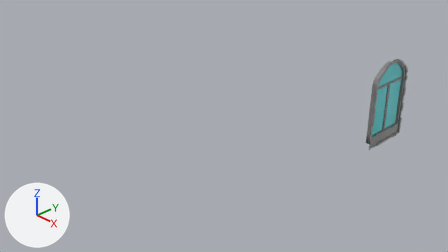
Before and after pictures for a commit that changed the Blender file BLENDER/FenêtreCourbCroix.blend.
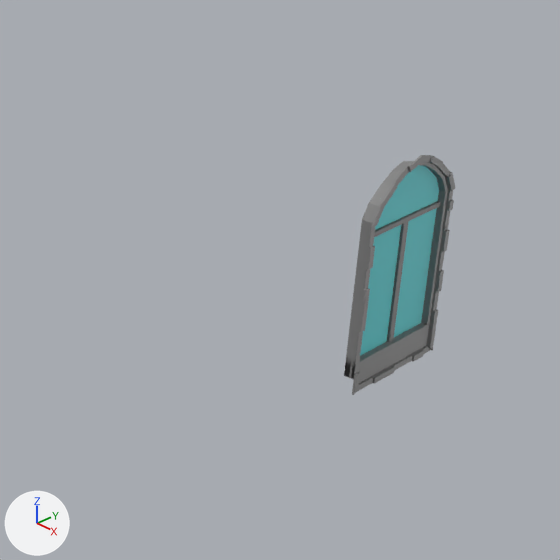
There are two pictures of each version: one from the file's camera 'Camera', one close up on the part from 52% to 100% of the width and 0% to 85% of the height. Lighting does not change. The marker at lower left points along +X, +Y and +Z.

Names of what the first close-up shows: 'EmpacementFenêtreCourb.002'.
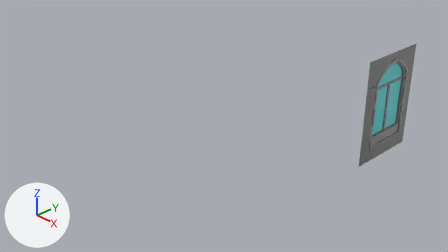
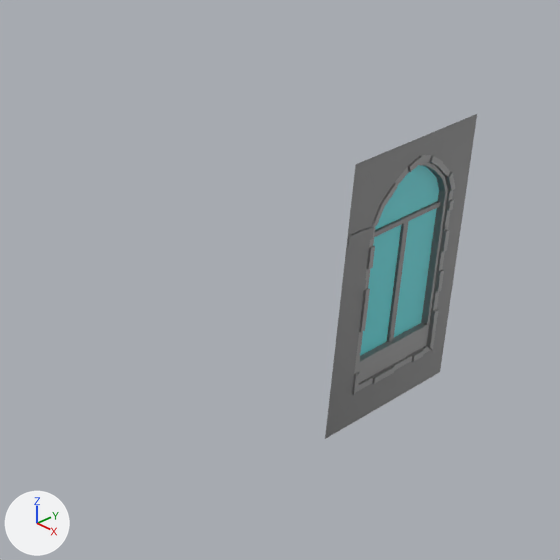
Where the newer file only moved an object's origin or applied its transform, the numbers keep the older frame.

What differs and where, as boxes (x1, y1, x2, y2) in the close-ups (560 x 560 px):
'EmpacementFenêtreCourb.002', reshaped (37% wider, 35% taller)
    before: (344, 155, 455, 395)
    after: (325, 114, 477, 439)
part 1 of me_cube_004, added
    after: (325, 114, 477, 439)

Diff of the bpy script that builds the scene:
```diff
--- a/BLENDER/FenêtreCourbCroix.blend.py
+++ b/BLENDER/FenêtreCourbCroix.blend.py
@@ mat_maison1 @@
+mat_maison1 = principled_material('Maison1')
+mat_maison1.base_color = (0.138, 0.138, 0.138)  # dark grey #686868
@@ me_cube_004 @@
 # used by ob_empacementfenêtrecourb_002; location = (2.446, 1.334, 0.779)
-me_cube_004.from_pydata(...)  # 478 vertices, 445 faces; spans x -0.055..0.07, y -0.442..0.439, z -0.682..0.777
+me_cube_004.from_pydata(...)  # 567 vertices, 492 faces; spans x -0.055..0.07, y -0.685..0.6, z -0.904..0.895
+# me_cube_004 part 1: a new loose piece of 89 vertices spanning x 0.056..0.067, y -0.685..0.6, z -0.904..0.895, in mat_maison1 (dark grey #686868)
 me_cube_004.materials.append(mat_briquecontour)
@@ me_cube_004 @@
 me_cube_004.materials.append(mat_intérieurcroixfenêtre)
+me_cube_004.materials.append(mat_maison1)  # dark grey #686868
```
